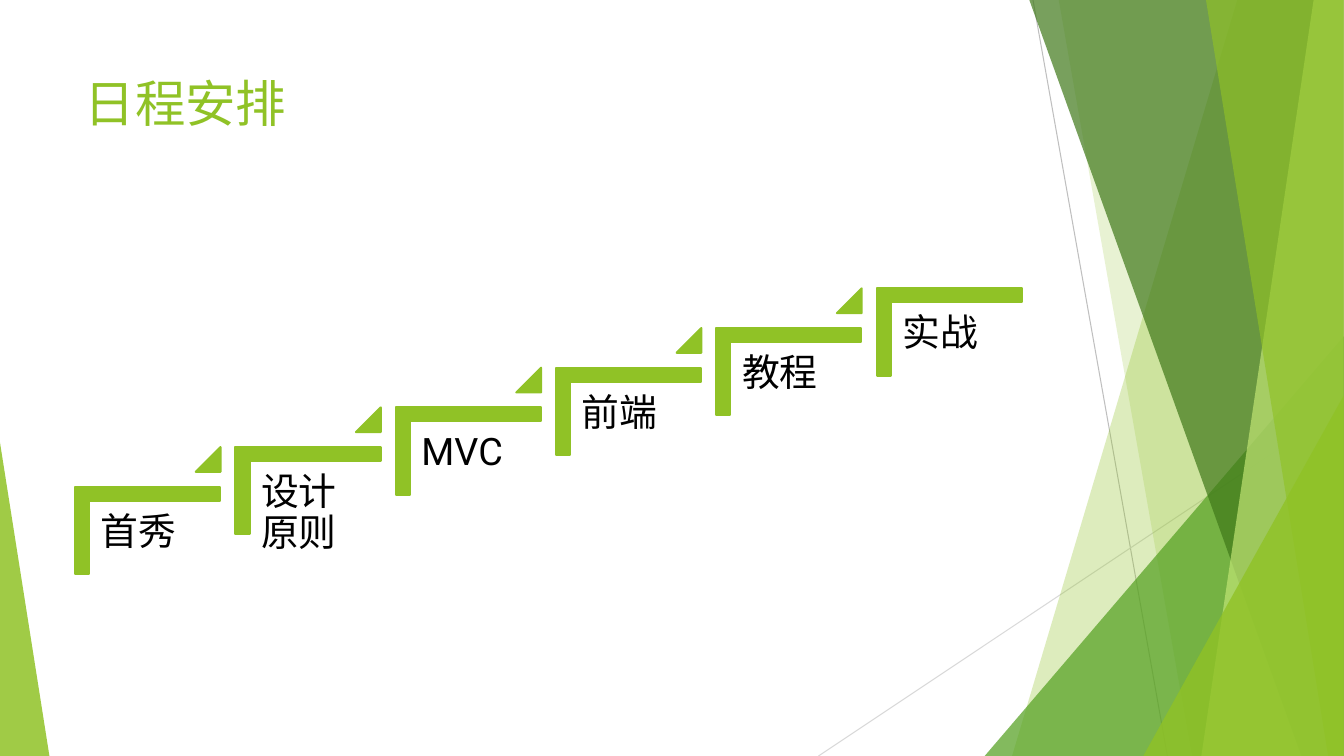
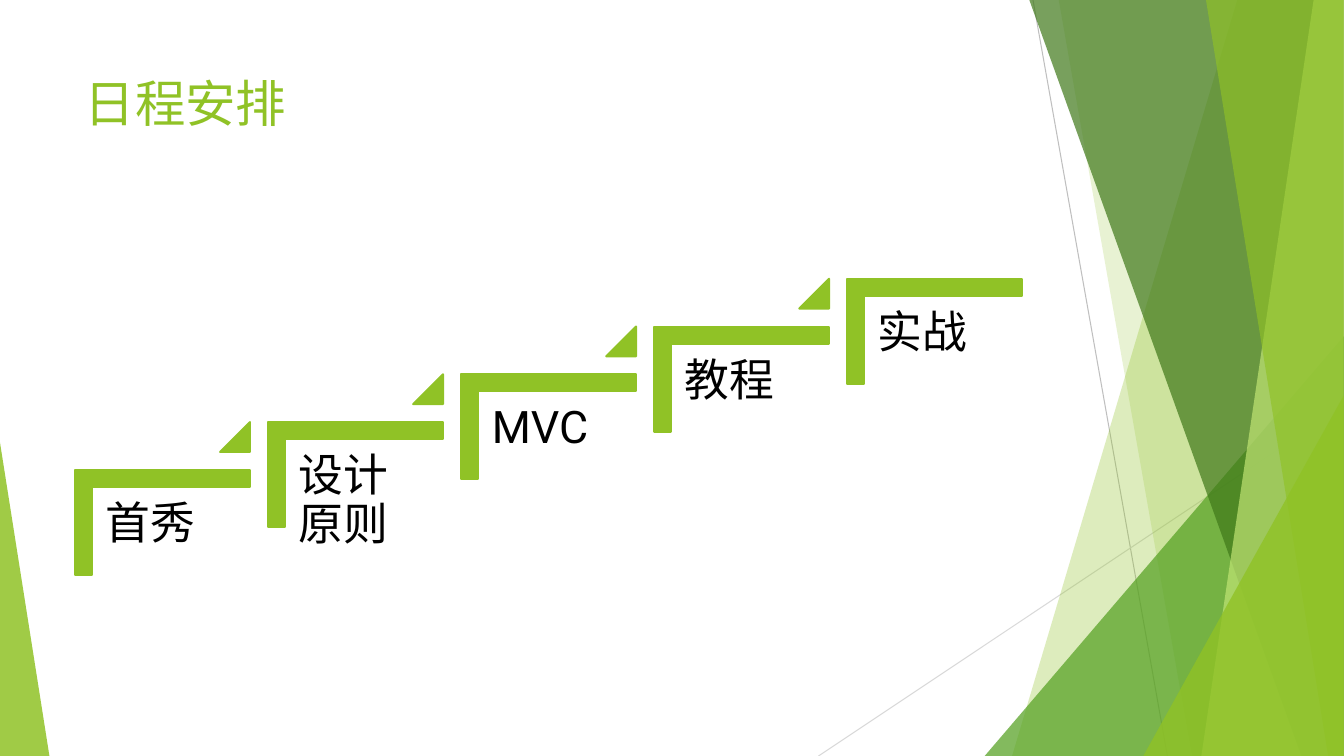
Before and after one commit to jingyanjiaoliu/others, a slide deck: slide 4 of Angular系列讲座 – 概述.pptx. Drawn at 1344x756 pixels with LibreOffice and Linux fonts; fonts in the diff are those of the drawing. Boxes give left, top, right and bottom in pixels: in the first picture for what was removed or moved away, otherwise in the second. Text is boxed around its words. In the diff, an @@ line names an element or a change of style, - is before the commit and + after.

```diff
--- a/Angular系列讲座 – 概述.pptx
+++ b/Angular系列讲座 – 概述.pptx
@@ triangle: place and size @@
-triangle at [837,288,862,314]
+triangle at [800,279,830,310]
@@ corner: place and size @@
-corner at [876,288,1021,375]
+corner at [847,279,1022,384]
@@ text "实战": place and size @@
-text "实战" at [902,314,978,349]
+text "实战" at [878,310,968,352]
@@ triangle: place and size @@
-triangle at [677,328,702,353]
+triangle at [606,327,636,357]
@@ corner: place and size @@
-corner at [716,329,861,415]
+corner at [654,326,828,431]
@@ text "教程": place and size @@
-text "教程" at [742,354,818,389]
+text "教程" at [685,358,775,400]
@@ triangle: place and size @@
-triangle at [356,407,381,433]
+triangle at [413,374,444,404]
@@ corner: place and size @@
-corner at [556,368,701,455]
+corner at [461,375,636,479]
@@ triangle removed at [516,368,541,393] @@
@@ corner removed at [395,407,540,494] @@
@@ size 27 to 32 pt; more space between paragraphs in 5 elements at [106,501,196,543], [878,310,968,352], [299,453,389,544], [685,358,775,400], [492,410,589,444] @@
@@ text "MVC": place and size @@
-text "MVC" at [421,437,502,466]
+text "MVC" at [492,410,589,444]
@@ text removed at [582,394,658,429] @@
-前端
@@ triangle: place and size @@
-triangle at [196,448,221,473]
+triangle at [220,422,250,453]
@@ corner: place and size @@
-corner at [235,448,380,534]
+corner at [268,422,442,527]
@@ text "设计原则": place and size @@
-text "设计原则" at [261,473,337,549]
+text "设计原则" at [299,453,389,544]
@@ corner: place and size @@
-corner at [75,487,220,574]
+corner at [75,470,250,575]
@@ text "首秀": place and size @@
-text "首秀" at [101,513,177,548]
+text "首秀" at [106,501,196,543]
```
Also in this commit, not shown: 1 other slide changed, 11 other files.
